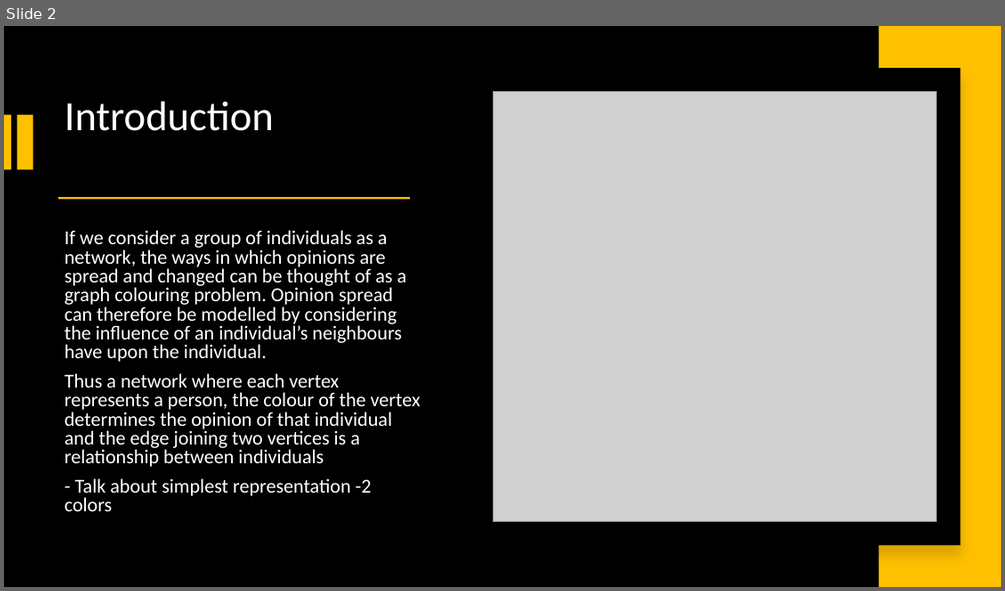
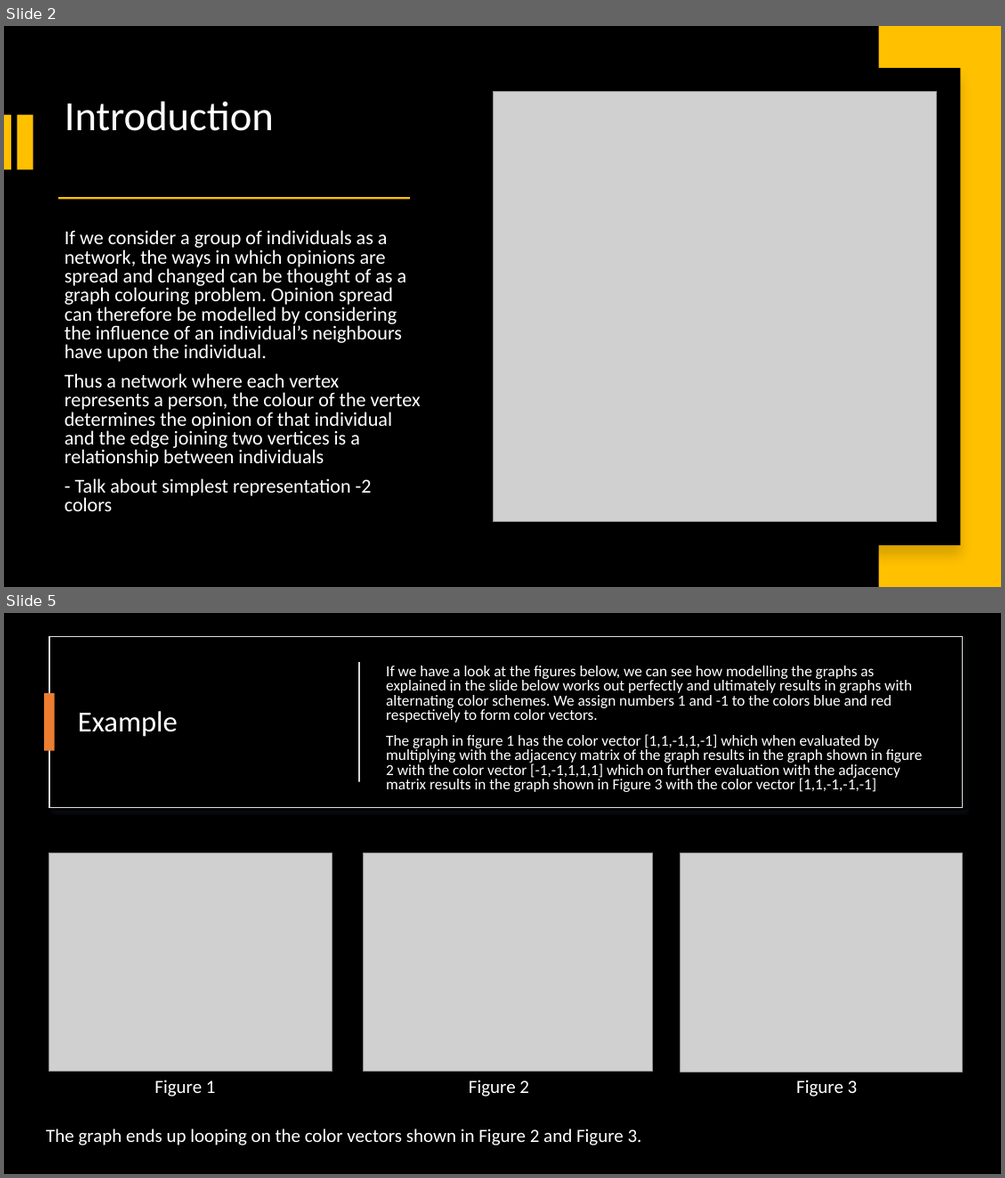
Before and after one commit to Sanskar-16/capstone, a slide deck: Capstone-Presentation.pptx. Shown one above the other, each under a label of ours: slide 2 before the commit, slides 2 and 5 after it; the slides between them are not shown. The pictures are 1005x591 and 1005x1178 pixels, drawn with LibreOffice and Linux fonts; fonts in the diff are those of the drawing; grey boxes stand for pictures. Boxes give left, top, right and bottom in pixels: in the first picture for what was removed or moved away, otherwise in the second. Text is boxed around its words. In the diff, an @@ line names an element or a change of style, - is before the commit and + after.

```diff
--- a/Capstone-Presentation.pptx
+++ b/Capstone-Presentation.pptx
@@ slide 5 added at [4, 613, 1001, 1174], background #000000 @@
@@ rectangle added at [49, 637, 963, 807], fill #000000, outline #DEDEDE 1 pt @@
@@ rectangle added at [358, 662, 360, 782], fill #D5D5D5 @@
@@ text added at [386, 666, 922, 792], 14.8 pt, text #FFFFFF @@
+If we have a look at the figures below, we can see how modelling the graphs as explained in the slide below works out perfectly and ultimately results in graphs with alternating color schemes. We assign numbers 1 and -1 to the colors blue and red respectively to form color vectors.
+The graph in figure 1 has the color vector [1,1,-1,1,-1] which when evaluated by multiplying with the adjacency matrix of the graph results in the graph shown in figure 2 with the color vector [-1,-1,1,1,1] which on further evaluation with the adjacency matrix results in the graph shown in Figure 3 with the color vector [1,1,-1,-1,-1]
@@ rectangle added at [44, 693, 55, 751], fill #ED7D31 @@
@@ title added at [78, 711, 178, 737], 28 pt, text #FFFFFF @@
+Example
@@ picture added at [49, 853, 332, 1070] @@
@@ picture added at [364, 853, 653, 1070] @@
@@ picture added at [680, 853, 963, 1071] @@
@@ text added at [154, 1079, 216, 1096], 18 pt, text #FFFFFF @@
+Figure 1
@@ text added at [469, 1079, 529, 1096], 18 pt, text #FFFFFF @@
+Figure 2
@@ text added at [796, 1079, 858, 1096], 18 pt, text #FFFFFF @@
+Figure 3
@@ text added at [46, 1128, 642, 1145], 18 pt, text #FFFFFF @@
+The graph ends up looping on the color vectors shown in Figure 2 and Figure 3.
```
Also in this commit, not shown: 1 slide changed, 3 other slides added, 2 slides removed.
